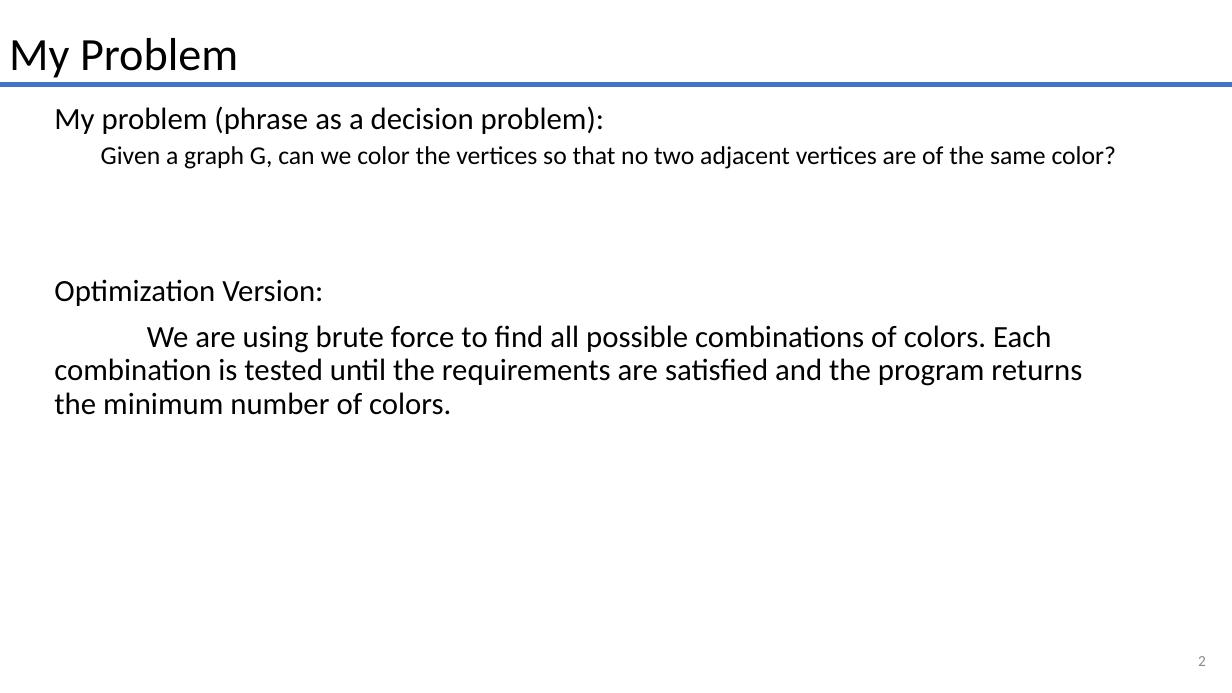
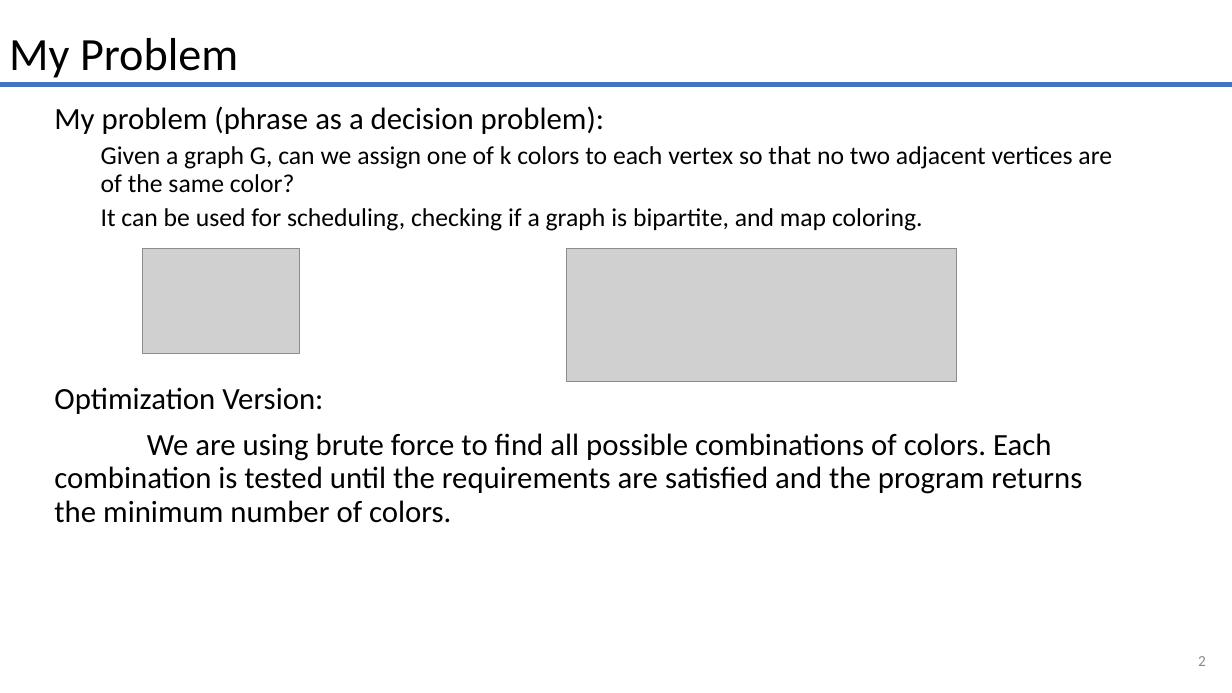
Before and after one commit to smit36jm/CS412-NP_COMPLETE, a slide deck: slide 2 of presentations/problem_presentation.pptx. Drawn at 1232x693 pixels with LibreOffice and Linux fonts; fonts in the diff are those of the drawing; grey boxes stand for pictures. Boxes give left, top, right and bottom in pixels: in the first picture for what was removed or moved away, otherwise in the second. Text is boxed around its words. In the diff, an @@ line names an element or a change of style, - is before the commit and + after.

```diff
--- a/presentations/problem_presentation.pptx
+++ b/presentations/problem_presentation.pptx
@@ text at bbox=[101, 146, 1112, 231]: text changed @@
-  Given a graph G, can we color the vertices so that no two adjacent vertices are of the same color?
+  Given a graph G, can we assign one of k colors to each vertex so that no two adjacent vertices are of the same color?
+  It can be used for scheduling, checking if a graph is bipartite, and map coloring.
@@ picture added at bbox=[142, 249, 299, 354] @@
@@ picture added at bbox=[567, 249, 958, 382] @@
```
Also in this commit, not shown: 3 other slides changed, 1 slide added, 1 slide removed.
